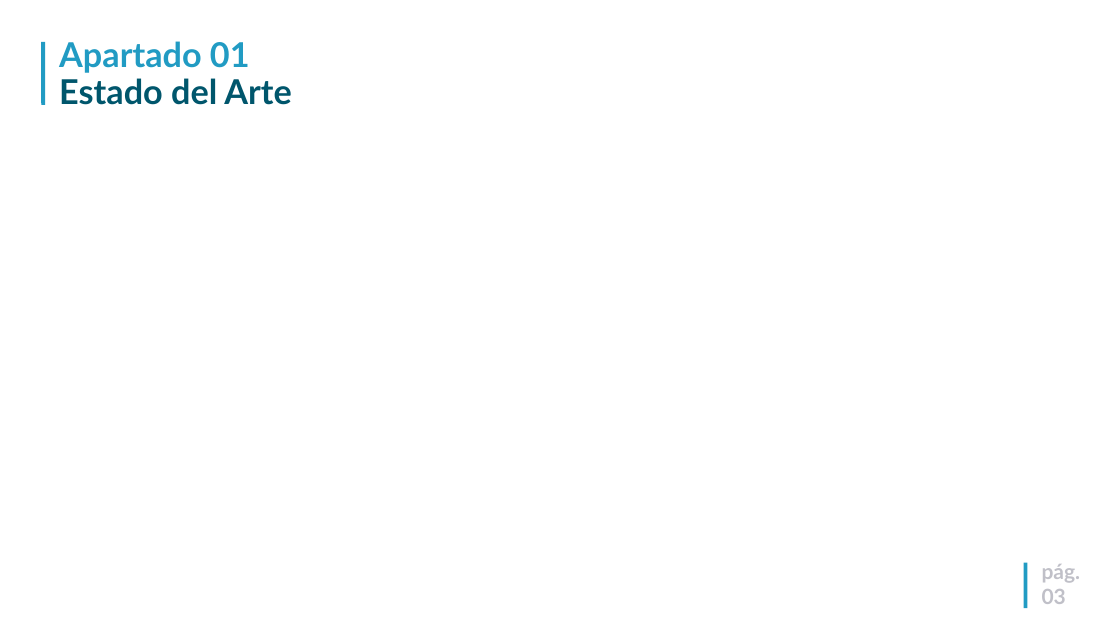
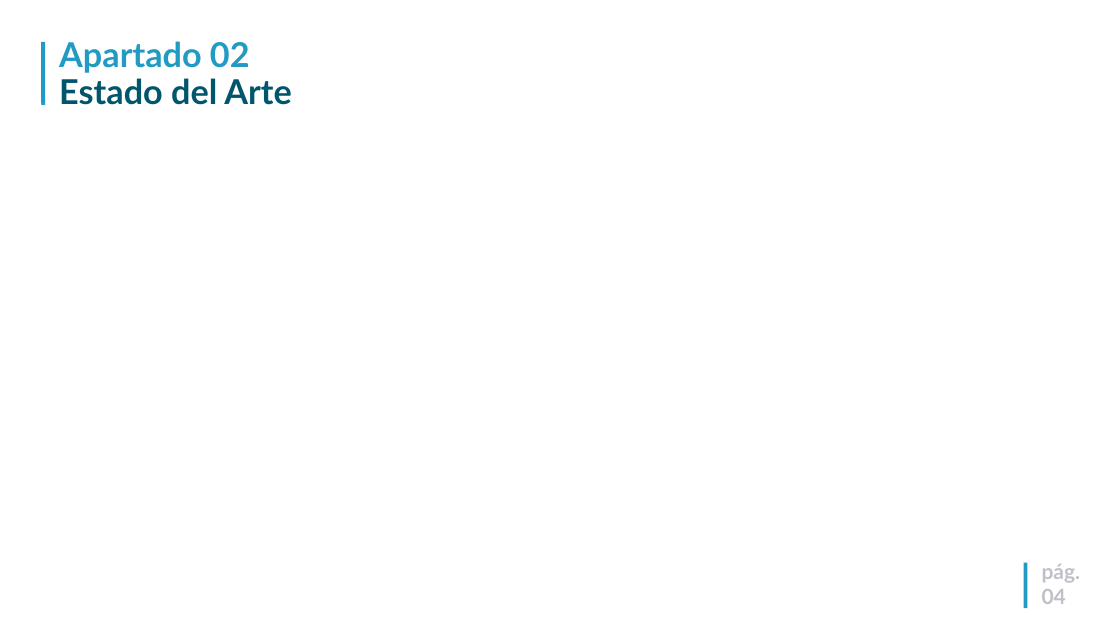
Before and after one commit to rgb2021/TFG, a slide deck: slide 4 of docs/presentacion.ppt (slide 3 before the commit). Drawn at 1120x630 pixels with LibreOffice and Linux fonts; fonts in the diff are those of the drawing; background and template pictures are left out. Boxes give left, top, right and bottom in pixels: in the first picture for what was removed or moved away, otherwise in the second. Text is boxed around its words. In the diff, an @@ line names an element or a change of style, - is before the commit and + after.

```diff
--- a/docs/presentacion.ppt
+++ b/docs/presentacion.ppt
@@ title at box(59, 41, 291, 105): text changed @@
-Apartado 01
-Estado del Arte
+Apartado 02
+Estado del Arte
@@ page number at box(1042, 589, 1066, 604): text changed @@
-03
+04
```
Also in this commit, not shown: 1 slide added, 1 slide removed.
